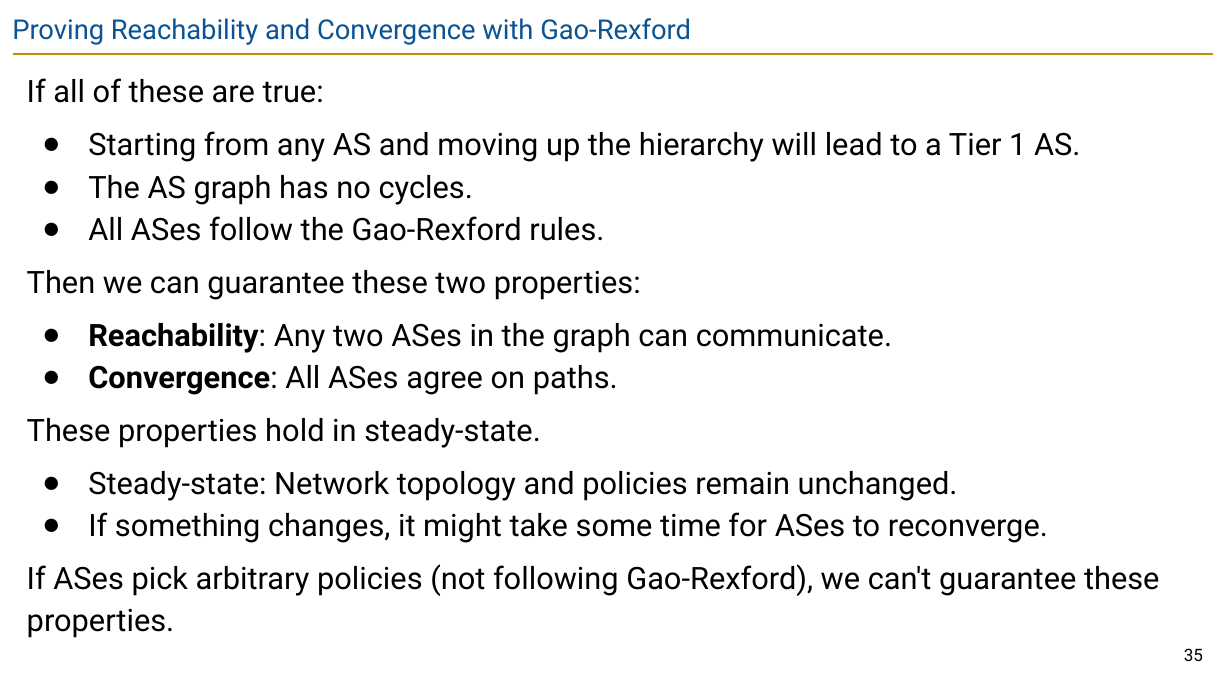
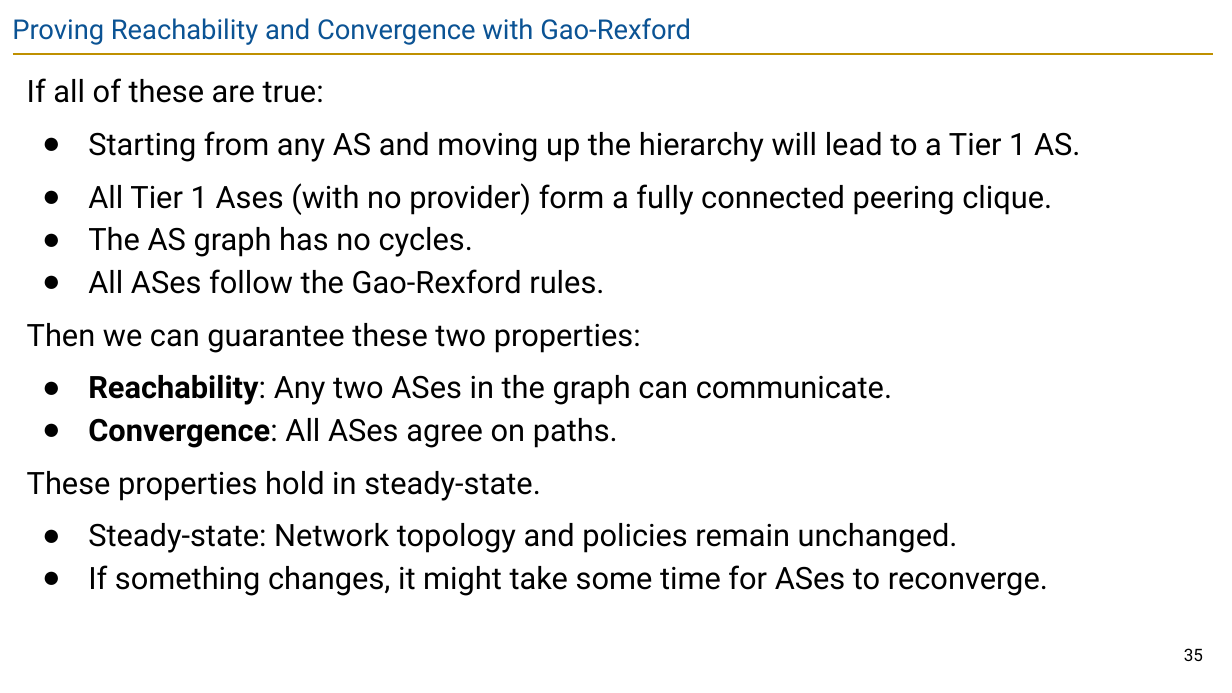
Before and after one commit to guhofstra/CSC175Sp26, a slide deck: slide 35 of PPTs/Lecture 8 - Inter-Domain Routing.pptx. Drawn at 1232x693 pixels with LibreOffice and Linux fonts; fonts in the diff are those of the drawing. Boxes give left, top, right and bottom in pixels: in the first picture for what was removed or moved away, otherwise in the second. Text is boxed around its words. In the diff, an @@ line names an element or a change of style, - is before the commit and + after.

```diff
--- a/PPTs/Lecture 8 - Inter-Domain Routing.pptx
+++ b/PPTs/Lecture 8 - Inter-Domain Routing.pptx
@@ text at <box>88,183,1052,215</box>: paragraph added @@
+● All Tier 1 Ases (with no provider) form a fully connected peering clique.
@@ text at <box>27,564,1160,638</box>: paragraph removed @@
-If ASes pick arbitrary policies (not following Gao-Rexford), we can't guarantee these properties.
```
Also in this commit, not shown: 14 other files.
